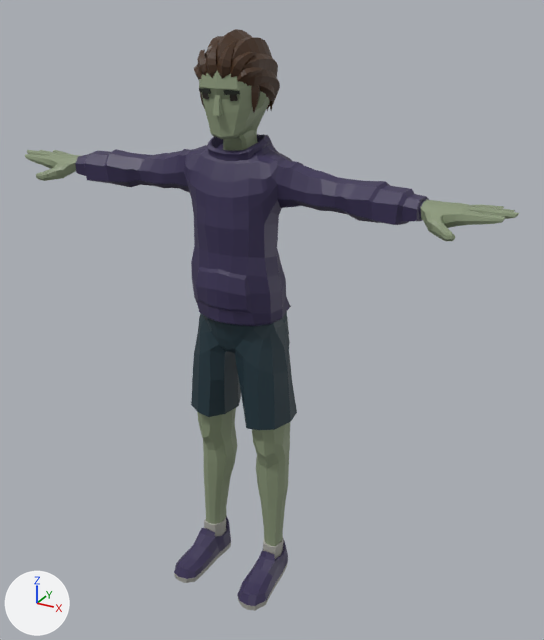
One commit to the glTF model prometeo/3d-npc-civilian-v1/dist/civil_azul.glb: the scene before it, then after it.
One viewpoint serves both versions: a 50 mm camera at (1.181, -1.993, 1.969) aimed at (0.095, -0.02, 0.983). Lighting does not change. The marker at lower left points along +X, +Y and +Z. The first picture is the older version.

Objects in the first picture: 'Casual_Body', 'Casual_Feet', 'Casual_Head', 'Casual_Legs'.
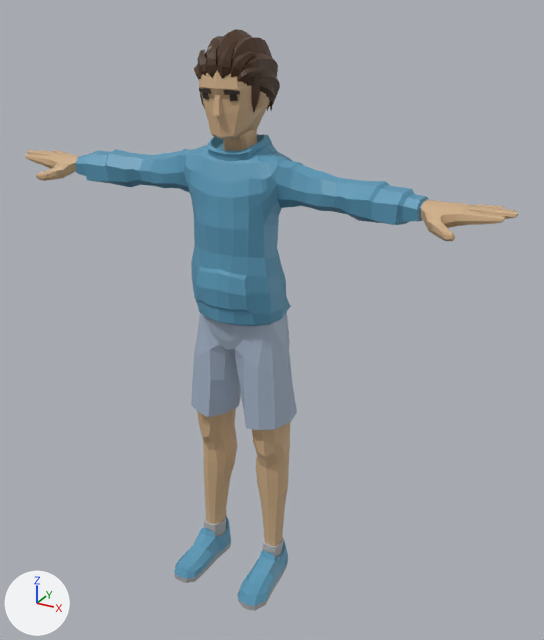
Changed parts and their boxes (x1, y1, x2, y2) in the pictures (544 x 640 px):
'Casual_Body', recoloured (dark purple to blue)
    both: (25, 134, 519, 326)
'Casual_Legs', recoloured (lighter)
    both: (191, 312, 297, 546)
'Casual_Head', recoloured (greyish green to brown)
    both: (197, 68, 273, 151)
'Casual_Feet', recoloured (dark purple to blue)
    both: (174, 517, 288, 611)

What changed in the scene script:
```text
Change mat_skin:
    mat_skin.base_color: (0.247, 0.301, 0.186) -> (0.617, 0.418, 0.238)  # greyish green #889577 -> beige #cead86
Change mat_purple:
    mat_purple.base_color: (0.041, 0.0298, 0.091) -> (0.1, 0.32, 0.48)  # dark purple #393055 -> blue #5999b8
Change mat_lightblue:
    mat_lightblue.base_color: (0.0132, 0.0358, 0.0491) -> (0.38, 0.46, 0.58)  # dark blue #1e353f -> greyish blue #a6b5c8
```
